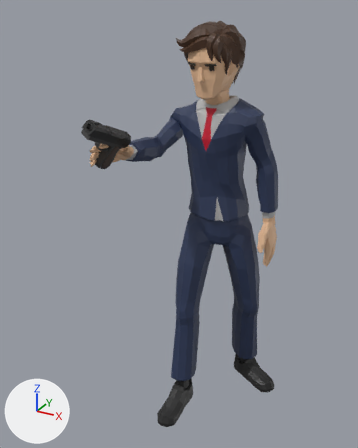
Two versions of the glTF model public/avatares/av-estagiario-bolao.glb, one commit apart.
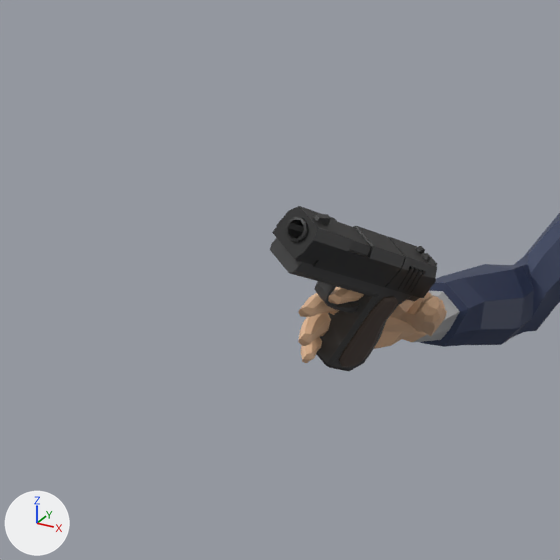
Old and new are each drawn whole from a 50 mm camera at (0.851, -1.724, 1.887) aimed at (-0.097, 0.0, 1.025) and again close up on the part from 0% to 47% of the width and 13% to 50% of the height. Lighting does not change. The marker at lower left points along +X, +Y and +Z. The first two pictures are the older version. Vertices at exactly the same position are counted once.

The first close-up shows 'Pistol'.
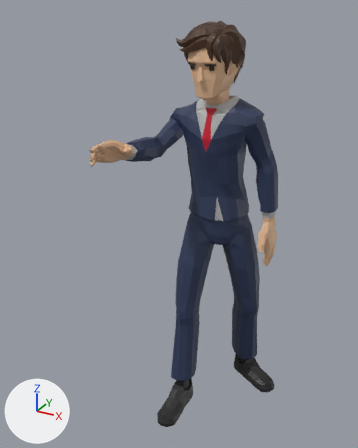
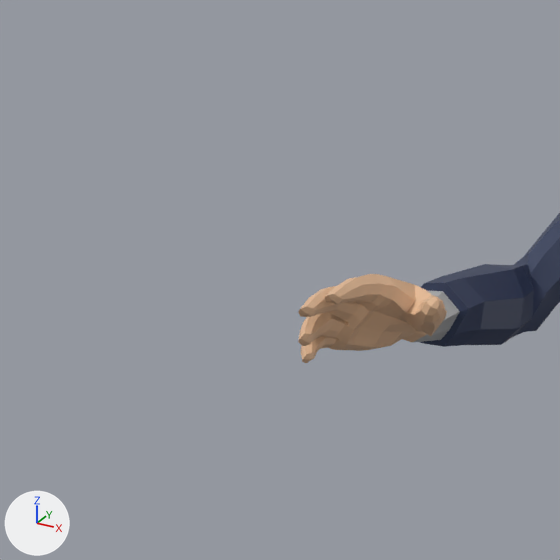
The newer file is also turned or shifted as a whole; pictures and numbers use the older file's frame.

Changed parts and their boxes [x1, y1, x2, y2] in the close-ups (560 x 560 px):
```json
{"object": "Pistol", "change": "reshaped", "before": [270, 206, 560, 371], "after": [298, 213, 560, 363]}
{"part": 1, "of": "me_cube_204", "change": "deleted", "before": [272, 206, 437, 367]}
{"part": 2, "of": "me_cube_204", "change": "cut back", "before": [270, 238, 420, 371], "after": [320, 274, 379, 349]}
```

Scene script edits in JSON lines:
```json
{"block": "me_cube_204", "where": "# used by ob_pistol; location = (-0.04, 0.312, 0.002)"}
{"op": "remove", "block": "me_cube_204", "code": "me_cube_204.from_pydata(...)  # 4012 vertices, 7674 faces; spans x -0.25..0.33, y -0.8..0.17, z 0.0..1.83"}
{"op": "remove", "block": "me_cube_204", "code": "me_cube_204.materials.append(mat_darkbrown)"}
{"op": "remove", "block": "me_cube_204", "code": "me_cube_204.materials.append(mat_grey)"}
{"op": "add", "block": "me_cube_204", "code": "me_cube_204.from_pydata(...)  # 3432 vertices, 6634 faces; spans x -0.25..0.33, y -0.73..0.17, z 0.0..1.83"}
{"block": "me_cube_204", "change": "me_cube_204 part 1: 15 loose pieces with 361 vertices, spanning x -0.2..-0.1, y -0.8..-0.55, z 1.34..1.55, are deleted"}
{"block": "me_cube_204", "change": "me_cube_204 part 2: 17 vertices moved within x -0.23..-0.16, y -0.7..-0.6, z 1.36..1.45; 219 vertices removed from x -0.24..-0.12, y -0.79..-0.56, z 1.33..1.52"}
```
